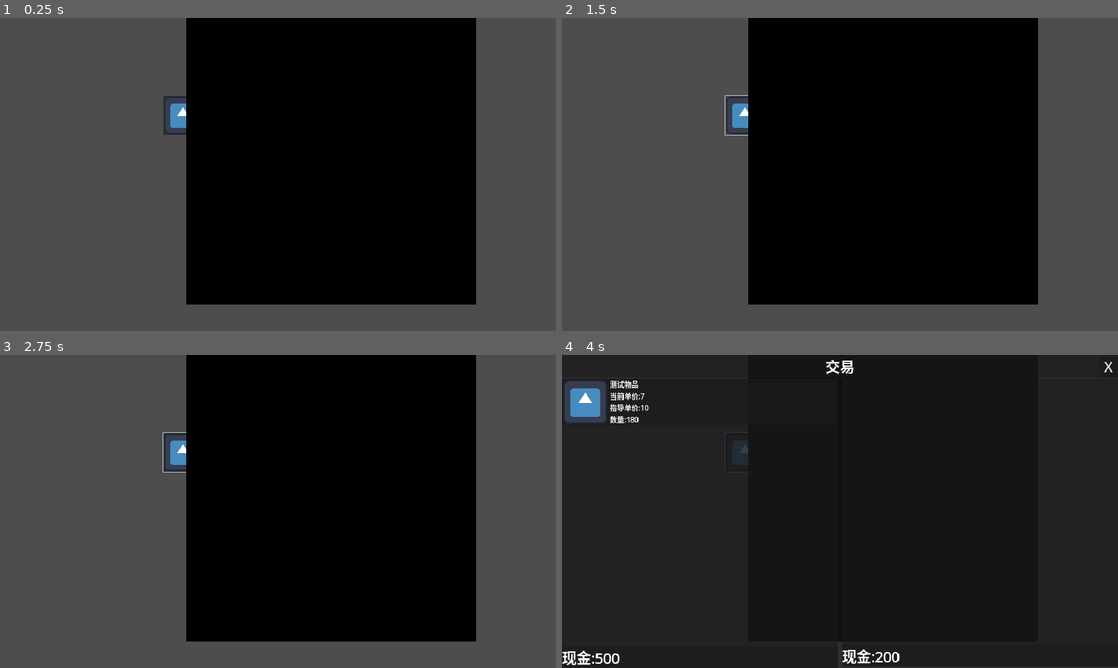
Above: before the commit, frames 1-4 (two rows, left to right).
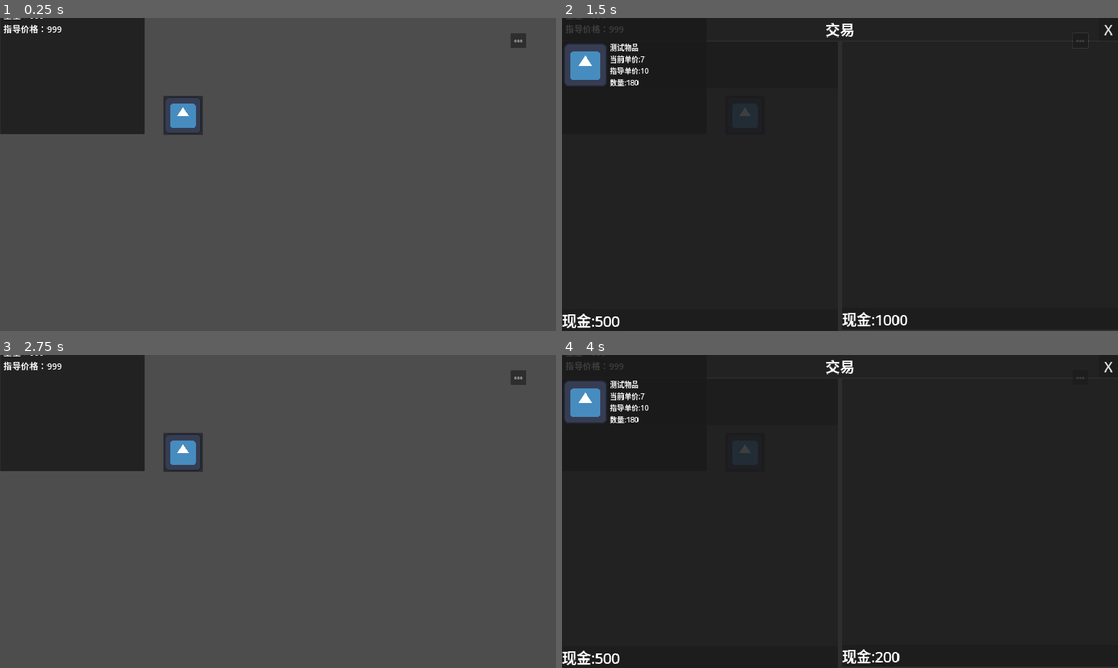
Above: after the commit, the same moments.

Repository: lxdua/EndingLine
Game: Godot game, scene res://Scene/Trade/Scene/trade_test.tscn
Same seed, same stepped clock (60 frames per second), same inputs: the game is played once before the commit and once after it. This scene is started directly instead of the project's main scene. The engine's default icon, where the game draws it, is replaced by a stand-in: a white triangle on a blue panel in a dark square.
Inputs (mouse positions are in pixels of both pictures, inside the frame that each line leads up to):
- Up to frame 1 (0.25 s): no input
- Up to frame 2 (1.5 s): click (1079, 39) at 0.5 s, where only the run after the commit has a clickable "666"; click (745, 115) at 1.25 s
- Up to frame 3 (2.75 s): click (544, 367) at 2 s, where only the run after the commit has a clickable "X"
- Up to frame 4 (4 s): tap Enter at 2.75 s; move the mouse to (962, 495) at 2.77 s; press the mouse at (962, 495) at 2.78 s; tap Space at 3.5 s; move the mouse to (728, 527) at 3.52 s; release the mouse at (728, 527) at 3.53 s; hold A from 3.53 s (still down); click (728, 527) at 3.6 s

The runs differ from the first frame. In frame 1, 57% of the frame differs, in the area x 0-95%, y 0-92%; in frame 2, 99%, in the area x 0-100%, y 0-100%; in frame 3, 57%; in frame 4, 0.9%.

Commit message:
随便用了一下

Diff:
--- a/endinglinetry/Scene/BaseScene/base_scene.tscn
+++ b/endinglinetry/Scene/BaseScene/base_scene.tscn
@@ -1,13 +1,15 @@
-[gd_scene load_steps=13 format=3 uid="uid://bvorf6qptqxej"]
+[gd_scene load_steps=15 format=3 uid="uid://bvorf6qptqxej"]
 
 [ext_resource type="Script" path="res://Scene/BaseScene/base_scene.gd" id="1_gwi6o"]
 [ext_resource type="Texture2D" uid="uid://dgbe8puaplb6m" path="res://icon.svg" id="1_osfmn"]
 [ext_resource type="PackedScene" uid="uid://c5vtntw4vu6n" path="res://Scene/RouteSelectionScene/route_selection_scene.tscn" id="2_7vr7o"]
+[ext_resource type="PackedScene" uid="uid://c6b3vhnlytild" path="res://Scene/StationScene/station_scene.tscn" id="3_khdcl"]
 [ext_resource type="PackedScene" uid="uid://dhalocxt0f8fk" path="res://Scene/TrainScene/train_scene.tscn" id="3_lqxvq"]
 [ext_resource type="Script" path="res://Scene/BaseScene/TrainStatsManager/train_stats_manager.gd" id="4_d1rko"]
 [ext_resource type="Script" path="res://Scene/Modifier/modifier_handler.gd" id="5_vswfe"]
 [ext_resource type="Script" path="res://Scene/Modifier/modifier.gd" id="6_jd4rj"]
 [ext_resource type="Script" path="res://Scene/Modifier/modifier_value.gd" id="7_djxcc"]
+[ext_resource type="PackedScene" uid="uid://dox7bvx5bfsib" path="res://Scene/Trade/Scene/trade_manage.tscn" id="9_ib51h"]
 
 [sub_resource type="Gradient" id="Gradient_rfk4w"]
 colors = PackedColorArray(0, 0.498039, 0, 1, 0.396078, 1, 1, 1)
@@ -29,6 +31,9 @@
 route_selection_scene = NodePath("SecondarySceneRoot/RouteSelectionScene")
 
 [node name="TrainScene" parent="." instance=ExtResource("3_lqxvq")]
+visible = false
+
+[node name="StationScene" parent="." instance=ExtResource("3_khdcl")]
 
 [node name="SecondarySceneRoot" type="Node2D" parent="."]
 
@@ -194,6 +199,8 @@
 process_callback = 0
 wait_time = 10.0
 autostart = true
+
+[node name="TradeManage" parent="." instance=ExtResource("9_ib51h")]
 
 [connection signal="pressed" from="UI/ButtonContainer/HBoxContainer/GoodsButton" to="." method="_on_goods_button_pressed"]
 [connection signal="pressed" from="UI/ButtonContainer/HBoxContainer/TrainInformationButton" to="." method="_on_train_information_button_pressed"]
--- a/endinglinetry/Scene/StationScene/Building/Cave/cave.tscn
+++ b/endinglinetry/Scene/StationScene/Building/Cave/cave.tscn
@@ -1,7 +1,11 @@
-[gd_scene load_steps=3 format=3 uid="uid://coqxjb5s7innp"]
+[gd_scene load_steps=4 format=3 uid="uid://coqxjb5s7innp"]
 
 [ext_resource type="PackedScene" uid="uid://djel7qenwu8st" path="res://Scene/StationScene/Building/building.tscn" id="1_n368v"]
 [ext_resource type="Script" path="res://Scene/StationScene/Building/Cave/cave.gd" id="2_opg6r"]
+[ext_resource type="Script" path="res://Scene/Trade/Script/trade_goods.gd" id="3_cma3m"]
 
 [node name="Cave" instance=ExtResource("1_n368v")]
 script = ExtResource("2_opg6r")
+
+[node name="TradeGoods" type="Node" parent="." index="2"]
+script = ExtResource("3_cma3m")
--- a/endinglinetry/Scene/StationScene/Building/City/city.gd
+++ /dev/null
@@ -1,5 +0,0 @@
-extends Building
-class_name City
-
-func press_building():
-	print("City!")
--- a/endinglinetry/Scene/StationScene/Building/City/city.tscn
+++ /dev/null
@@ -1,10 +0,0 @@
-[gd_scene load_steps=3 format=3 uid="uid://qxb6gn3e0g35"]
-
-[ext_resource type="PackedScene" uid="uid://djel7qenwu8st" path="res://Scene/StationScene/Building/building.tscn" id="1_1wph2"]
-[ext_resource type="Script" path="res://Scene/StationScene/Building/City/city.gd" id="2_sat0g"]
-
-[node name="City" instance=ExtResource("1_1wph2")]
-script = ExtResource("2_sat0g")
-
-[node name="BuildingCollisionPolygon" parent="BuildingArea" index="0"]
-polygon = PackedVector2Array(-0.569432, 0.624417, 0.575436, 0.594539, 0.568482, -0.532065, -0.582348, -0.528691)
--- /dev/null
+++ b/endinglinetry/Scene/StationScene/Building/Shop/shop.gd
@@ -0,0 +1,8 @@
+extends Building
+class_name Shop
+
+@onready var trade_manage: TradeManage = get_tree().get_first_node_in_group("TradeManage")
+@onready var trade_goods: TradeGoods = $TradeGoods
+
+func press_building():
+	trade_manage.open_trade_ui(trade_goods)
--- /dev/null
+++ b/endinglinetry/Scene/StationScene/Building/Shop/shop.tscn
@@ -0,0 +1,15 @@
+[gd_scene load_steps=4 format=3 uid="uid://qxb6gn3e0g35"]
+
+[ext_resource type="PackedScene" uid="uid://djel7qenwu8st" path="res://Scene/StationScene/Building/building.tscn" id="1_1wph2"]
+[ext_resource type="Script" path="res://Scene/StationScene/Building/Shop/shop.gd" id="2_sat0g"]
+[ext_resource type="Script" path="res://Scene/Trade/Script/trade_goods.gd" id="4_4183p"]
+
+[node name="Shop" instance=ExtResource("1_1wph2")]
+script = ExtResource("2_sat0g")
+
+[node name="TradeGoods" type="Node" parent="." index="0"]
+script = ExtResource("4_4183p")
+cash = 114
+
+[node name="BuildingCollisionPolygon" parent="BuildingArea" index="0"]
+polygon = PackedVector2Array(-0.569432, 0.624417, 0.575436, 0.594539, 0.568482, -0.532065, -0.582348, -0.528691)
--- a/endinglinetry/Scene/StationScene/station_scene.tscn
+++ b/endinglinetry/Scene/StationScene/station_scene.tscn
@@ -1,6 +1,6 @@
 [gd_scene load_steps=5 format=3 uid="uid://c6b3vhnlytild"]
 
-[ext_resource type="PackedScene" uid="uid://qxb6gn3e0g35" path="res://Scene/StationScene/Building/City/city.tscn" id="1_aeldv"]
+[ext_resource type="PackedScene" uid="uid://qxb6gn3e0g35" path="res://Scene/StationScene/Building/Shop/shop.tscn" id="1_aeldv"]
 
 [sub_resource type="PhysicalSkyMaterial" id="PhysicalSkyMaterial_od81o"]
 
@@ -30,5 +30,5 @@
 transform = Transform3D(1, 0, 0, 0, 1, 0, 0, 0, 1, -7.00708, 0.974234, -3.31316)
 size = Vector3(15.0142, 1, 1)
 
-[node name="City" parent="." instance=ExtResource("1_aeldv")]
-transform = Transform3D(1, 0, 0, 0, 1, 0, 0, 0, 1, 3.69564, 1.38053, -5.1827)
+[node name="Shop" parent="." instance=ExtResource("1_aeldv")]
+transform = Transform3D(1, 0, 0, 0, 1, 0, 0, 0, 1, 1.20452, 1.13073, -3.08044)
--- a/endinglinetry/Scene/Trade/Scene/trade_manage.tscn
+++ b/endinglinetry/Scene/Trade/Scene/trade_manage.tscn
@@ -16,6 +16,7 @@
 cash = 500
 
 [node name="TradeUI" parent="." groups=["TradeUI"] instance=ExtResource("3_phq2h")]
+layer = 2
 visible = false
 
 [node name="BackPackUI" parent="." instance=ExtResource("4_86vm7")]
--- a/endinglinetry/Scene/Trade/Scene/trade_test.gd
+++ b/endinglinetry/Scene/Trade/Scene/trade_test.gd
@@ -1,6 +1,8 @@
 extends Node2D
 
 @onready var fog: Fog = $Fog
+@onready var trade_manage: TradeManage = $TradeManage
+@onready var trade_goods: TradeGoods = $TradeGoods
 
 
 func _on_sprite_2d_pressed() -> void:
@@ -12,3 +14,7 @@
 		if event.keycode == KEY_Q:
 			if event.pressed:
 				fog.add_light_point(get_global_mouse_position())
+
+
+func _on_button_pressed() -> void:
+	trade_manage.open_trade_ui(trade_goods)
--- a/endinglinetry/Scene/Trade/Scene/trade_test.tscn
+++ b/endinglinetry/Scene/Trade/Scene/trade_test.tscn
@@ -22,9 +22,23 @@
 cash = 200
 
 [node name="Fog" parent="." instance=ExtResource("4_1elm1")]
+visible = false
 position = Vector2(1144, 489)
 
 [node name="TradeManage" parent="." instance=ExtResource("3_tihkj")]
+visible = true
+
+[node name="TradeGoods" type="Node" parent="."]
+script = ExtResource("2_1c4b1")
+cash = 1000
+
+[node name="Button" type="Button" parent="."]
+offset_left = 1763.0
+offset_top = 53.0
+offset_right = 1817.0
+offset_bottom = 103.0
+text = "666"
 
 [connection signal="mouse_entered" from="Sprite2D" to="." method="_on_sprite_2d_mouse_entered"]
 [connection signal="pressed" from="Sprite2D" to="." method="_on_sprite_2d_pressed"]
+[connection signal="pressed" from="Button" to="." method="_on_button_pressed"]
--- a/endinglinetry/Scene/Trade/Script/trade_goods.gd
+++ b/endinglinetry/Scene/Trade/Script/trade_goods.gd
@@ -29,8 +29,6 @@
 var goods:Array[TradeGoodsStruct]
 
 
-
-
 func add_goods(id:int,number:int):
 	var g:=TradeGoodsStruct.new()
 	g.set_goods(id,number)
